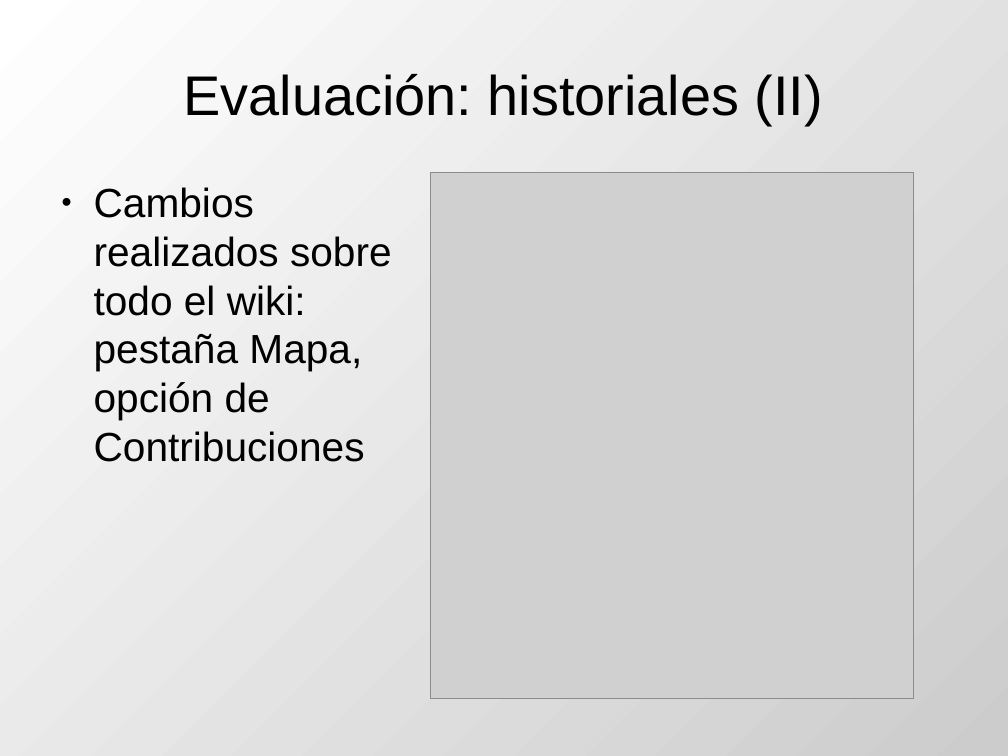
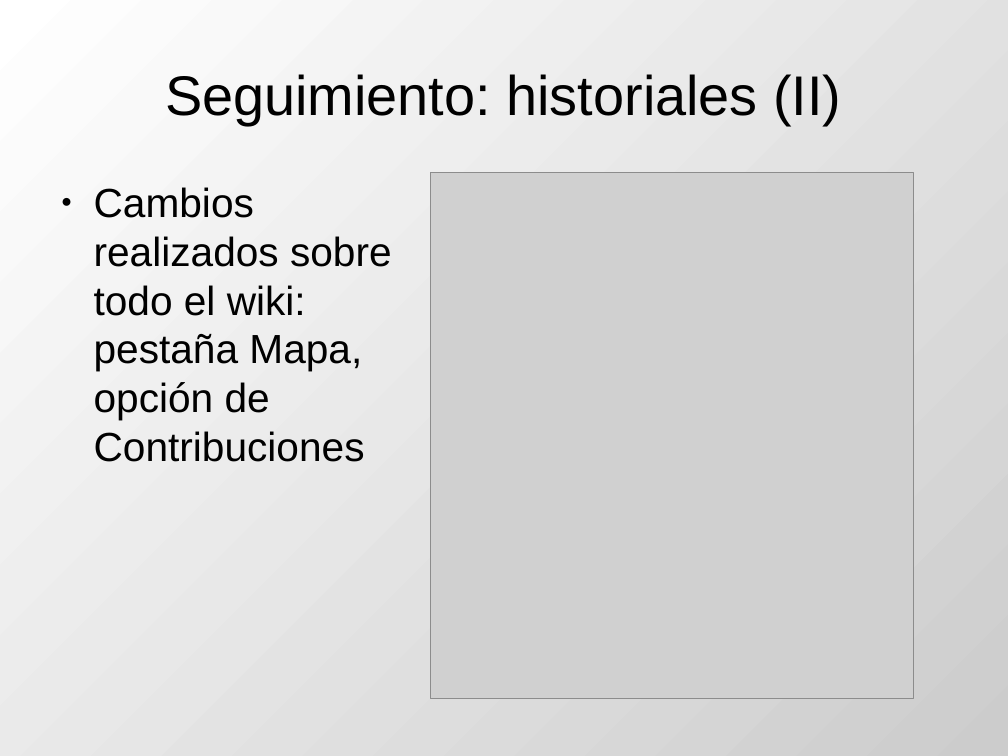
Before and after one commit to DrPantera/wikis4education, a slide deck: slide 20 of uca-2013_07/tema-3-WikisEnMoodle.odp. Drawn at 1008x756 pixels with LibreOffice and Linux fonts; fonts in the diff are those of the drawing; grey boxes stand for pictures. Boxes give left, top, right and bottom in pixels: in the first picture for what was removed or moved away, otherwise in the second. Text is boxed around its words. In the diff, an @@ line names an element or a change of style, - is before the commit and + after.

```diff
--- a/uca-2013_07/tema-3-WikisEnMoodle.odp
+++ b/uca-2013_07/tema-3-WikisEnMoodle.odp
@@ title at (165, 74, 841, 125): text changed @@
-Evaluación: historiales (II)
+Seguimiento: historiales (II)
```
Also in this commit, not shown: 7 other slides changed, 1 other file.
